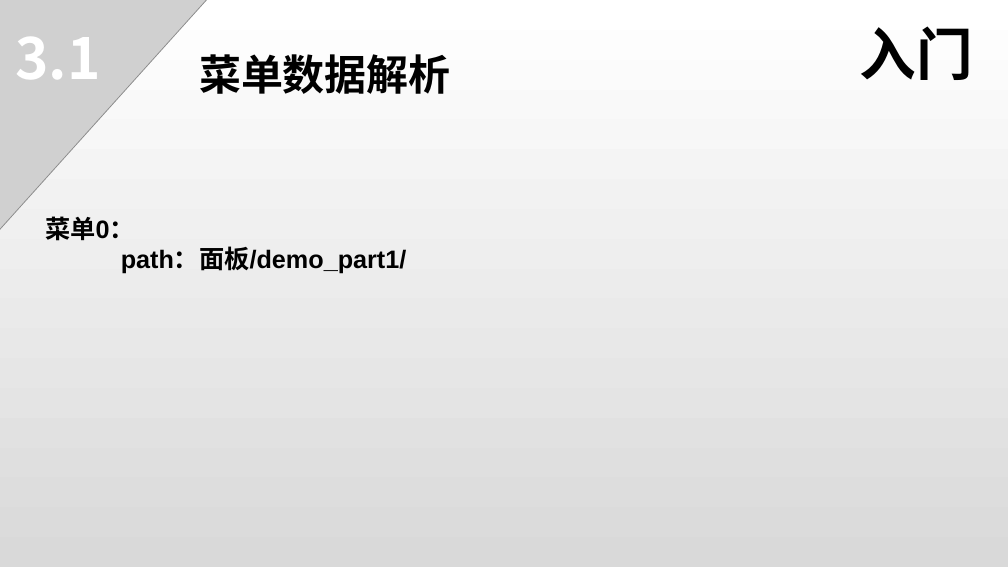
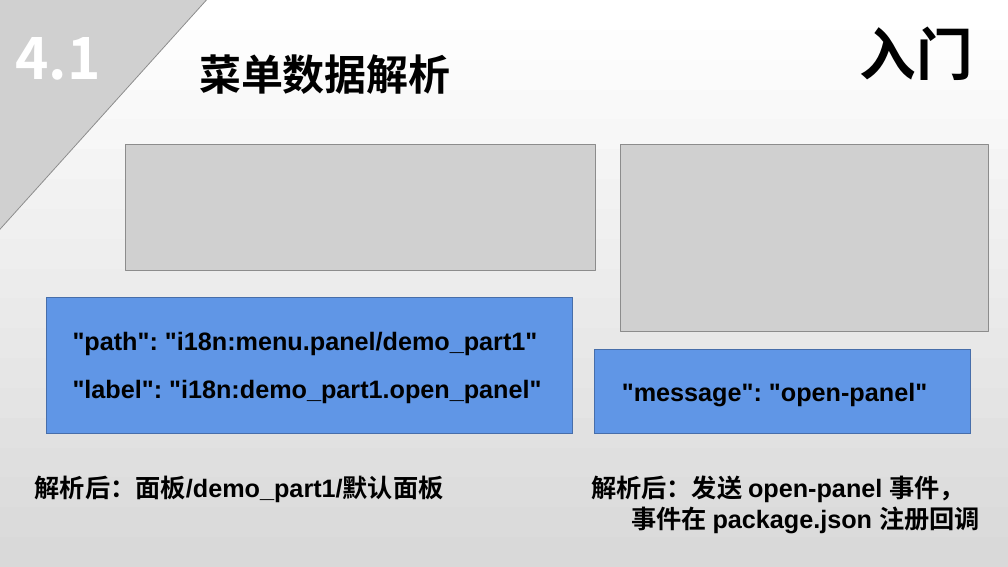
Before and after one commit to 1226085293/PPT_DEMO, a slide deck: slide 12 of doc/3.x插件开发.pptx. Drawn at 1008x567 pixels with LibreOffice and Linux fonts; fonts in the diff are those of the drawing; grey boxes stand for pictures. Boxes give left, top, right and bottom in pixels: in the first picture for what was removed or moved away, otherwise in the second. Text is boxed around its words. In the diff, an @@ line names an element or a change of style, - is before the commit and + after.

```diff
--- a/doc/3.x插件开发.pptx
+++ b/doc/3.x插件开发.pptx
@@ text at [15,37,100,79]: text changed @@
-3.1
+4.1
@@ picture added at [125,144,595,271] @@
@@ picture added at [621,144,988,332] @@
@@ rectangle added at [47,297,572,434], fill #6096E6, outline #476FAA 1 pt @@
@@ text at [73,331,537,356]: text changed @@
-  菜单0：
-  path：面板/demo_part1/
+  "path": "i18n:menu.panel/demo_part1"
@@ rectangle added at [594,350,970,434], fill #6096E6, outline #476FAA 1 pt @@
@@ text added at [73,379,541,404], 24 pt, text #000000, bold @@
+  "label": "i18n:demo_part1.open_panel"
@@ text added at [622,382,927,407], 24 pt, text #000000, bold @@
+  "message": "open-panel"
@@ text added at [35,475,444,503], 24 pt, text #000000, bold @@
+解析后：面板/demo_part1/默认面板
@@ text added at [591,475,980,533], 24 pt, text #000000, bold @@
+解析后：发送 open-panel 事件，
+事件在 package.json 注册回调
```
Also in this commit, not shown: 3 other slides changed, 8 slides added, 34 other files.
